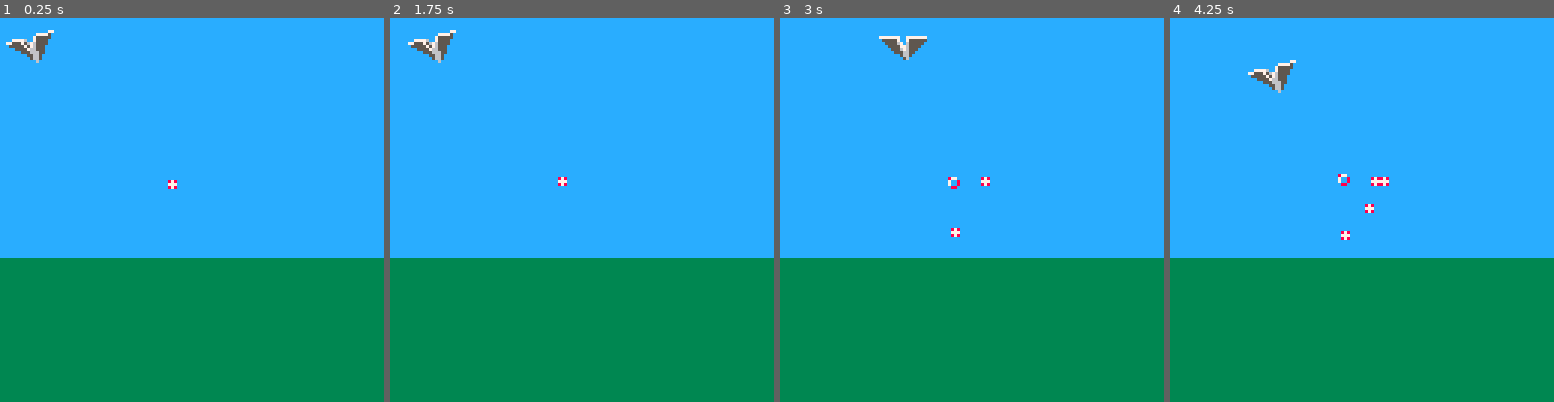
Above: before the commit, frames 1-4 (left to right).
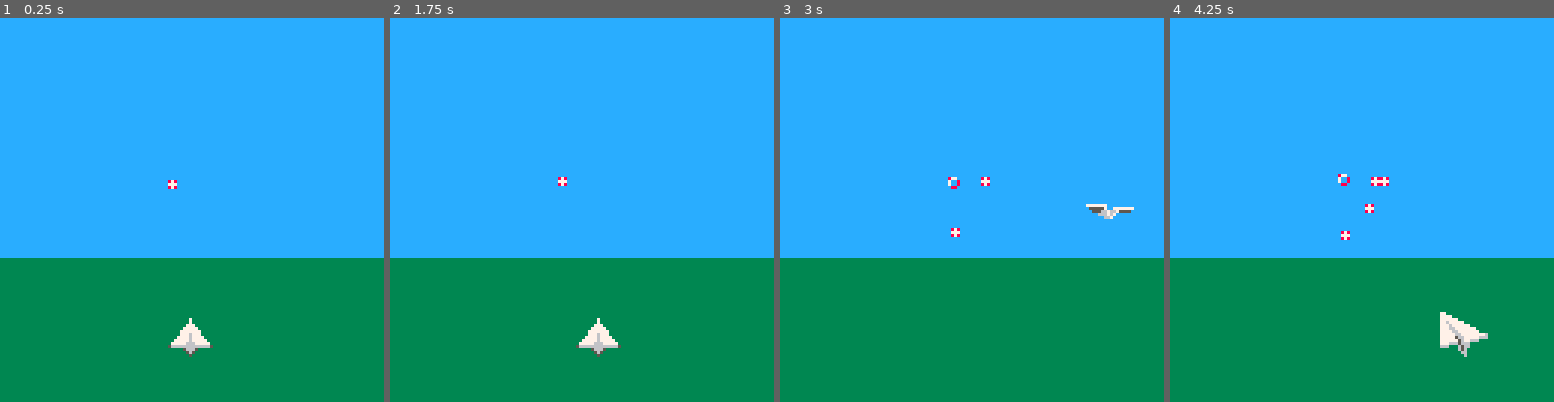
Above: after the commit, the same moments.

Repository: scottnm/avipaper.p8
Game: PICO-8 cartridge avipaper.p8
Same seed, same stepped clock (60 frames per second), same inputs: the game is played once before the commit and once after it.
Inputs:
- Up to frame 1 (0.25 s): no input
- Up to frame 2 (1.75 s): tap X (X key) at 0.33, 1.07 s; tap O (Z key) at 0.7, 1.7 s; hold Right from 1.6 s (still down)
- Up to frame 3 (3 s): tap X (X key) at 1.85, 2.97 s; release Right at 2.1 s; tap O (Z key) at 2.1, 2.5, 2.9 s; hold Up 2.15-2.42 s; hold Right from 2.47 s (still down)
- Up to frame 4 (4.25 s): release Right at 3.03 s; hold Left 3.08-3.58 s; tap O (Z key) at 3.3, 3.7, 4.1 s; hold Down 3.63-3.97 s; hold Right from 4.02 s (still down); tap X (X key) at 4.08 s

The runs differ from the first frame. In frame 1, 1.0% of the frame differs, in the area x 1-56%, y 3-89%; in frame 2, 1.0%; in frame 3, 0.7%; in frame 4, 1.2%, in the area x 20-83%, y 10-89%.

Commit message:
do quick burst movements on the y axis instead of manually controlling it
eventually this should be triggered by something in game like a high
pressure wind patch or something

Diff:
--- a/main.lua
+++ b/main.lua
@@ -1,10 +1,6 @@
 -- TODO:
 -- add header comments to all functions describing what they do in "plane" english ☜(ﾟヮﾟ☜)
--- projecticles come out of screen
--- simulate moving to vertical lanes when o/x buttons
-    -- slowly transition between fixed lanes via air currents
--- only move vertically when hitting aircurrents
--- constrain how far you can move within the screen
+-- only move vertically when hitting aircurrents (replace 'faux' movement)
 
 -- FURTHER IDEAS:
 -- day night/cycle for the background
@@ -22,6 +18,11 @@
 -- N.B. constrain a number of gameplay elements to only happen within some border of the game window.
 -- FIXME NOW: we should update our sprite selection to take into account these new boundaries
 c_gameplay_boundaries = { left = 10, right = 118, top = 10, bottom = 118 }
+c_lanes = {
+    top = 20,
+    mid = 64,
+    bottom = 108
+}
 
 function get_spritesheet_pos(sprite_n)
     return {
@@ -32,7 +33,8 @@
 
 -- GLOBAL VARIABLES
 g_input = nil
-g_plane_pos = { x = 10, y = 10 }
+g_plane_pos = nil
+g_plane_vertical_slide = nil
 g_plane_size = { width = 16, height = 16 }
 g_plane_sprites = {
     -- contains a separate table for each 'lane' that the plane can fly in
@@ -111,33 +113,76 @@
     return input
 end
 
-function handle_plane_input(input, plane_pos)
-    local new_pos = {
-        x = plane_pos.x,
-        y = plane_pos.y,
-    }
-
+function move_plane_horizontal(input, plane_pos_x, plane_size, move_speed)
+    local new_x = plane_pos_x
     if input.btn_left then
-        new_pos.x -= 1
+        new_x -= move_speed
     end
     if input.btn_right then
-        new_pos.x += 1
-    end
-
-    -- FIXME: drop these eventually
-    if input.btn_up then
-        new_pos.y -= 1
-    end
-    if input.btn_down then
-        new_pos.y += 1
+        new_x += move_speed
     end
 
     -- constrain the plane to only be able to move within the given game box
-    new_pos.x = clamp(c_gameplay_boundaries.left, new_pos.x, c_gameplay_boundaries.right)
-    -- FIXME: drop this eventually once lane shifting is supported
-    new_pos.y = clamp(c_gameplay_boundaries.top, new_pos.y, c_gameplay_boundaries.bottom)
-
-    return new_pos
+    new_x = clamp(
+        c_gameplay_boundaries.left + (plane_size.width / 2),
+        new_x,
+        c_gameplay_boundaries.right - (plane_size.width / 2))
+
+    return new_x
+end
+
+function move_plane_vertical(input, plane_pos, lanes, move_speed)
+    local dest_y
+    if input.btn_up and input.btn_up_change then
+        if plane_pos.y <= lanes.top then
+            -- we are in the top lane and tried to move up.
+            -- noop
+            return nil
+        elseif plane_pos.y <= lanes.mid then
+            dest_y = lanes.top
+        else
+            dest_y = lanes.mid
+        end
+    elseif input.btn_down and input.btn_down_change then
+        if plane_pos.y <= lanes.top then
+            dest_y = lanes.mid
+        elseif plane_pos.y <= lanes.mid then
+            dest_y = lanes.bottom
+        else
+            -- we are in the bottom lane and tried to move down.
+            -- noop
+            return nil
+        end
+    else
+        -- neither up nor down was just pressed
+        -- noop
+        return nil
+    end
+
+    local move_to_next_lane =
+        function()
+            assert(move_speed != 0, "Attempted to perform a move without speed")
+
+            local update_count = 0
+            local total_update_count = 30 / move_speed
+            local original_y = plane_pos.y
+            while true do
+                update_count += 1
+                local move_completion_ratio = 1 - (update_count / total_update_count)
+                -- cubic ease out
+                local ease_out_factor = 1 - (move_completion_ratio * move_completion_ratio * move_completion_ratio)
+                local cumulative_offset = (dest_y - original_y) * ease_out_factor
+                plane_pos.y = cumulative_offset + original_y
+
+                if plane_pos.y != dest_y then
+                    yield()
+                else
+                    break
+                end
+            end
+        end
+
+    return cocreate(move_to_next_lane)
 end
 
 function get_plane_sprite(plane_sprites, plane_pos)
@@ -250,7 +295,7 @@
     return world_space_to_screen_space(scaled_world_pos, c_pico_8_screen_size)
 end
 
-function try_spawn_target()
+function try_spawn_target(lanes)
     -- spawn a target on average about once every second (with random variation)
     local should_spawn = (rnd_int_range(0, 30) == 1)
     if not should_spawn then
@@ -264,12 +309,6 @@
     local rnd_x_pos = rnd_int_range(
         c_gameplay_boundaries.left + (target_size.width / 2),
         c_gameplay_boundaries.right + 1 - (target_size.width / 2))
-
-    local lanes = {
-        top = 20,
-        mid = 64,
-        bottom = 108
-    }
 
     local rnd_lane = rnd_choice(lanes)
     local rnd_y_pos = lanes[rnd_lane]
@@ -320,15 +359,37 @@
 end
 
 function _init()
+    -- initialize the plane's position to the center of the bottom lane
+    g_plane_pos = {
+        x = c_pico_8_screen_size / 2,
+        y = c_lanes.bottom
+    }
 end
 
 function _update()
     -- handle using player input to move the plane
     g_input = poll_input(g_input)
-    g_plane_pos = handle_plane_input(g_input, g_plane_pos)
+    g_plane_pos.x = move_plane_horizontal(g_input, g_plane_pos.x, g_plane_size, 1.5)
+
+    if g_plane_vertical_slide == nil then
+        g_plane_vertical_slide = move_plane_vertical(g_input, g_plane_pos, c_lanes, 1.1)
+    end
+
+    if g_plane_vertical_slide != nil then
+        assert(costatus(g_plane_vertical_slide) != 'dead')
+        local active, exception = coresume(g_plane_vertical_slide)
+        if exception then
+            printh(exception)
+            printh(trace(g_plane_vertical_slide, exception))
+        end
+
+        if costatus(g_plane_vertical_slide) == 'dead' then
+            g_plane_vertical_slide = nil
+        end
+    end
 
     -- handle perodically spawning a new target
-    local maybe_new_target = try_spawn_target()
+    local maybe_new_target = try_spawn_target(c_lanes)
     if maybe_new_target != nil then
         add(g_targets, maybe_new_target)
     end
